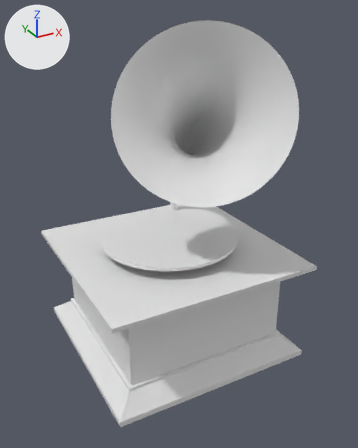
Before and after pictures for a commit that changed the Blender file concept-art/grammofon.blend.
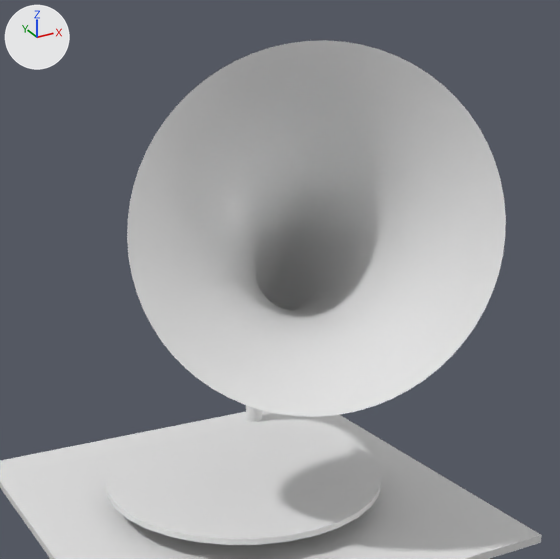
The first picture shows the older version from a camera (50 mm lens) standing at (-0.459, -0.881, 0.463) and looking at (0.008, -0.032, 0.038). The close-ups show both versions on the part from 13% to 91% of the width and 0% to 62% of the height of that picture. The lights are fixed; the arrows at upper left show +X, +Y and +Z.

Names of what the first close-up shows: 'grammofon'.
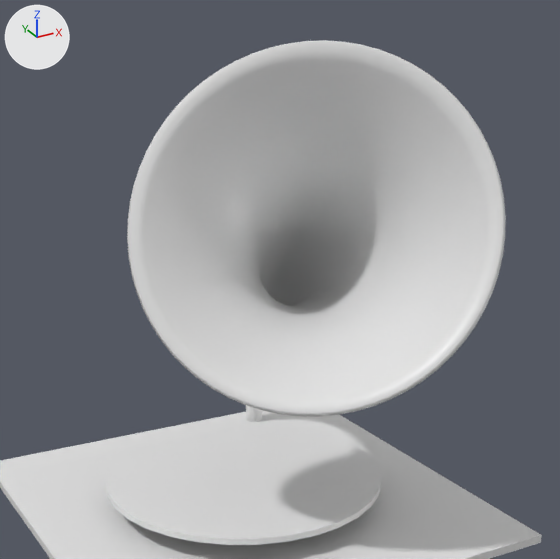
What differs and where, as boxes (x1, y1, x2, y2) in the close-ups (560 x 559 px):
part 1 of me_cube, added
    after: (127, 40, 506, 417)

The edits, one by one:
me_cube is used by ob_grammofon; location (0.0, 0.0, 0.0).
me_cube had 1704 vertices, 1608 faces and spanned x -0.226..0.226, y -0.227..0.226, z -0.255..0.439.
me_cube now has 3304 vertices, 3272 faces and spans x -0.226..0.226, y -0.227..0.226, z -0.255..0.439.
me_cube part 1: 1600 vertices added at x -0.129..0.153, y -0.227..0.205, z -0.048..0.438.
